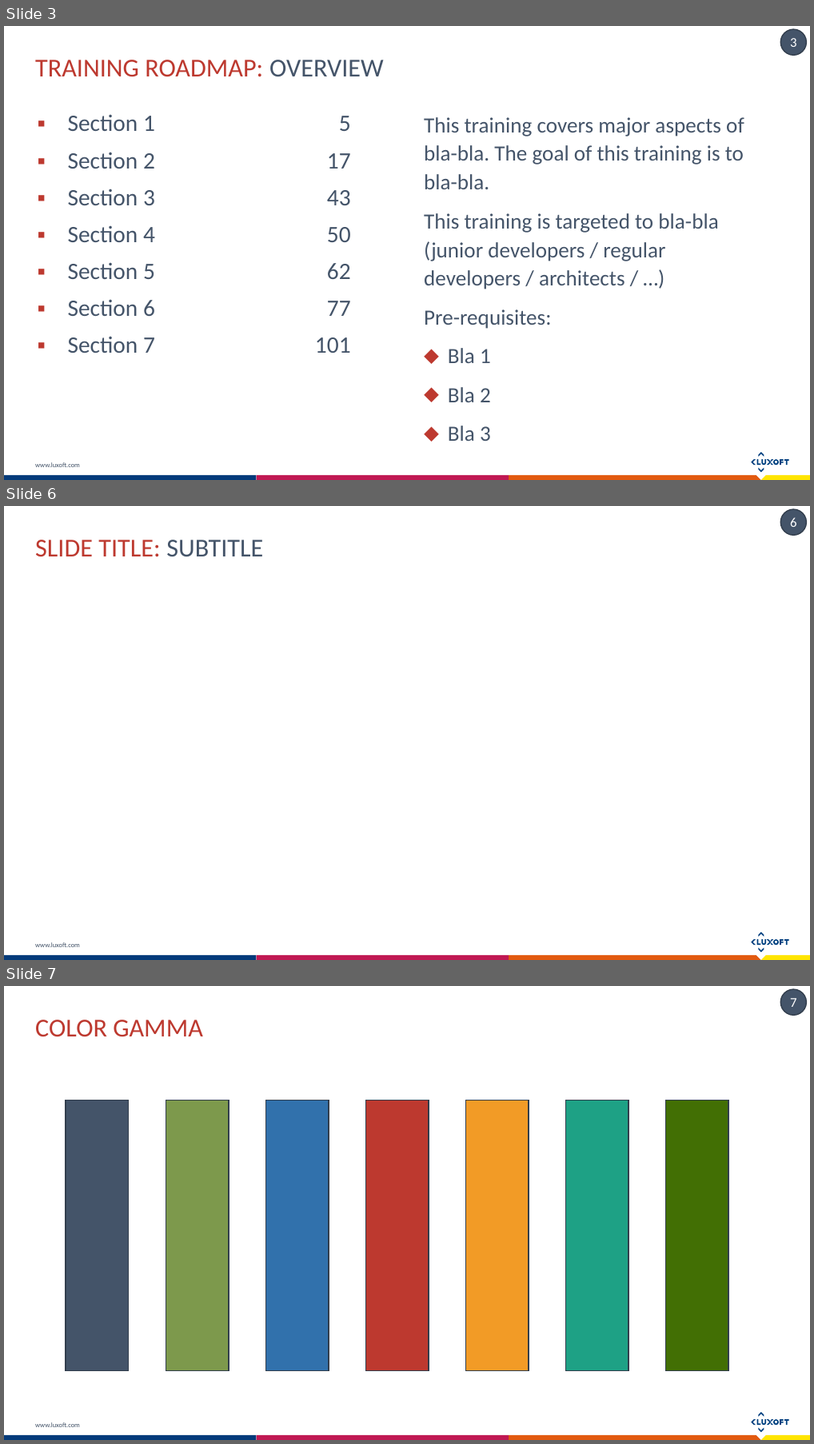
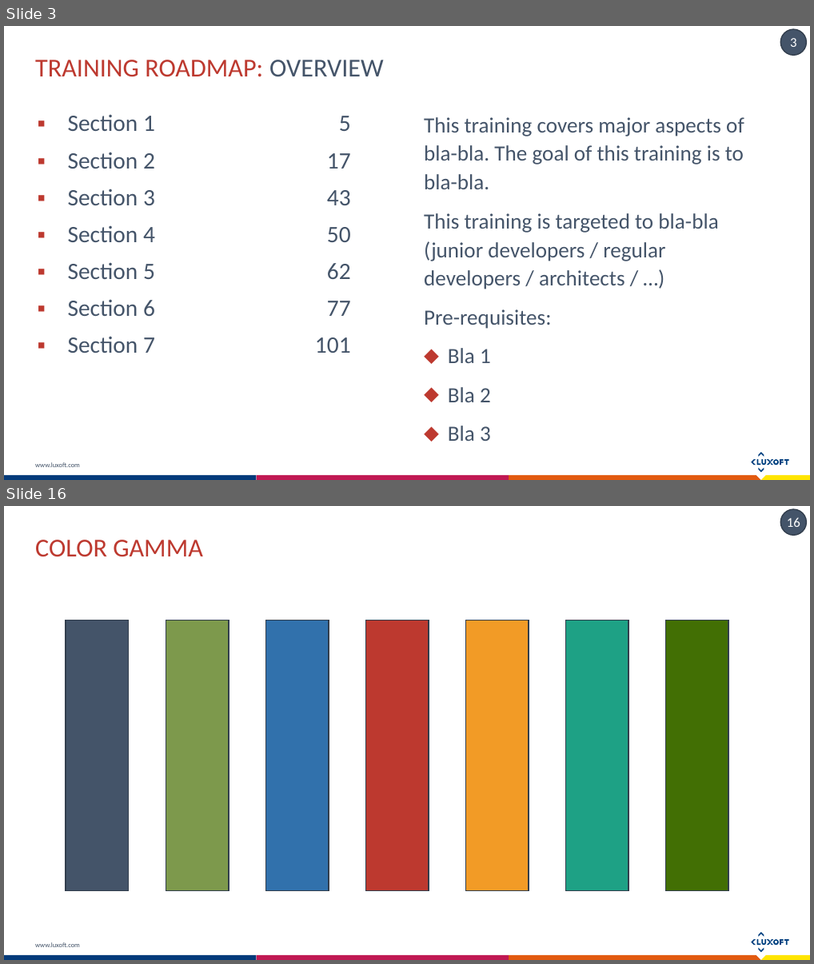
Before and after one commit to exiton3/Unit-tests-Best-Practices-Samples, a slide deck: Docs/Unit testing Bests practices.pptx. Shown one above the other, each under a label of ours: slides 3, 6 and 7 before the commit, slides 3 and 16 after it; the slides between them are not shown. The pictures are 814x1444 and 814x964 pixels, drawn with LibreOffice and Linux fonts; fonts in the diff are those of the drawing. Boxes give left, top, right and bottom in pixels: in the first picture for what was removed or moved away, otherwise in the second. Text is boxed around its words. In the diff, an @@ line names an element or a change of style, - is before the commit and + after.

```diff
--- a/Docs/Unit testing Bests practices.pptx
+++ b/Docs/Unit testing Bests practices.pptx
@@ slide 6 removed at box(4, 506, 810, 960), background #FFFFFF; not listed: 18 template elements that a slide beside it also shows @@
@@ title removed at box(35, 540, 263, 556) @@
-SLIDE TITLE: SUBTITLE
@@ what was slide 7 is now slide 16 @@
@@ page number at box(787, 517, 801, 527): text changed @@
-7
+16
```
Also in this commit, not shown: 13 slides added, 3 other slides removed.
